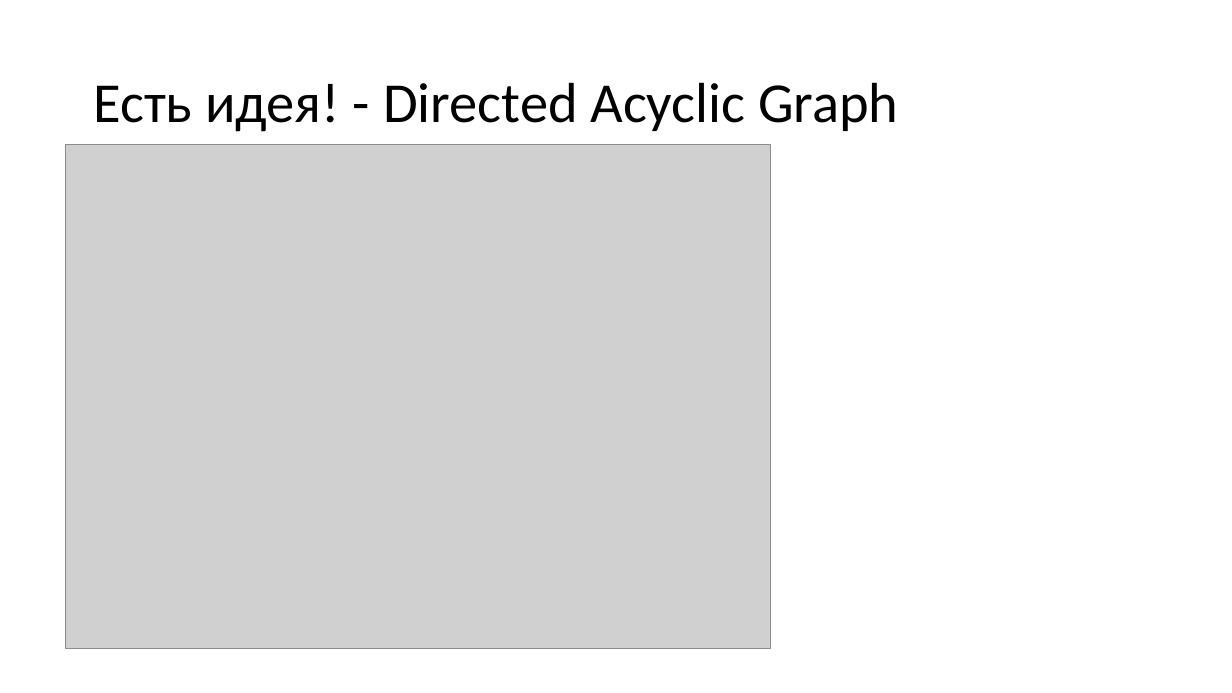
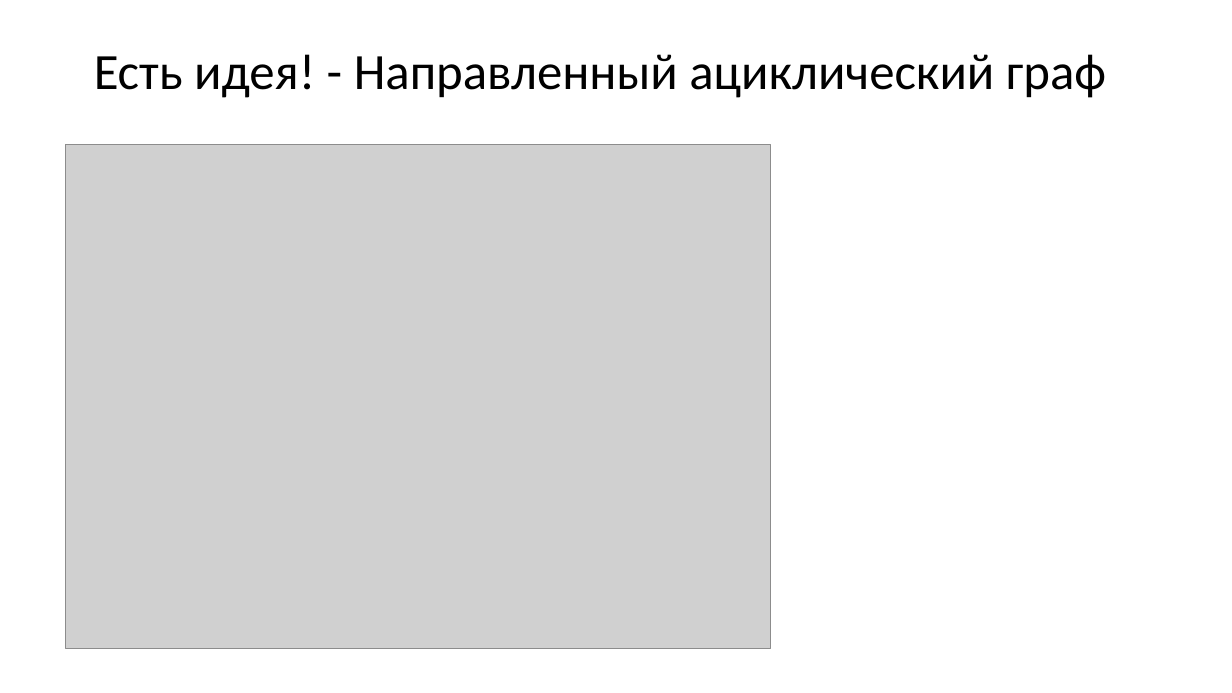
Before and after one commit to dzmitry-varabei/front-end-course, a slide deck: slide 21 of git-commit-code-review/Presentation1.pptx (slide 22 before the commit). Drawn at 1232x693 pixels with LibreOffice and Linux fonts; fonts in the diff are those of the drawing; grey boxes stand for pictures. Boxes give left, top, right and bottom in pixels: in the first picture for what was removed or moved away, otherwise in the second. Text is boxed around its words. In the diff, an @@ line names an element or a change of style, - is before the commit and + after.

```diff
--- a/git-commit-code-review/Presentation1.pptx
+++ b/git-commit-code-review/Presentation1.pptx
@@ title at (94,54,1106,98): text changed; size 44 to 39.6 pt @@
-Есть идея! - Directed Acyclic Graph
+Есть идея! - Направленный ациклический граф
```
Also in this commit, not shown: 11 other slides changed, 10 slides added, 5 slides removed, 3 other files.
